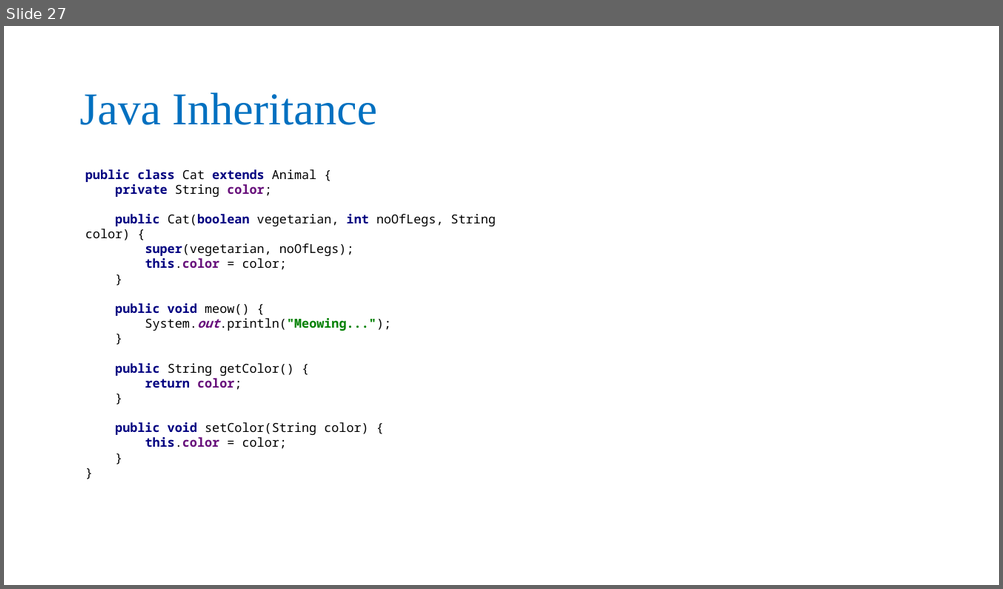
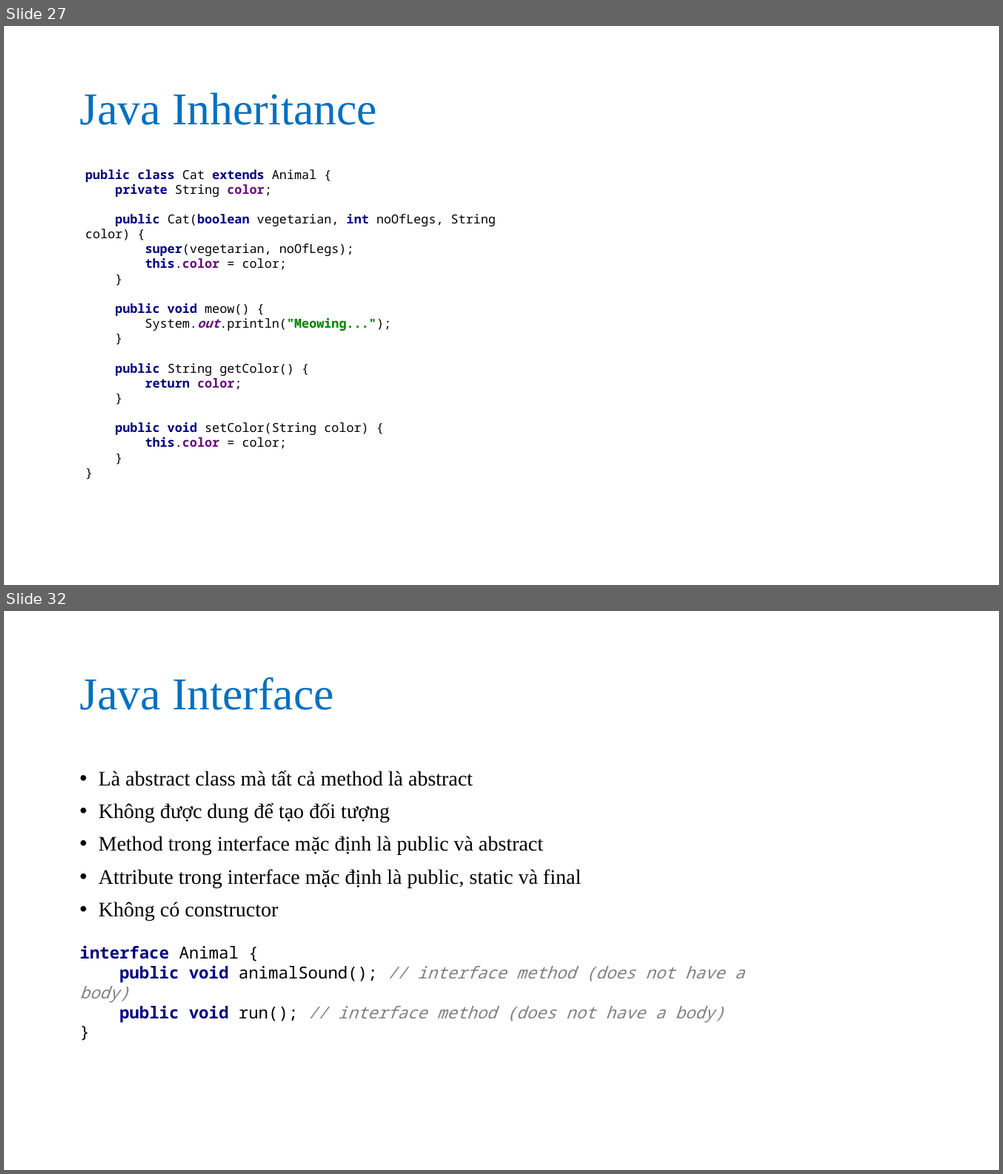
Before and after one commit to nguyenvanson332000/19jsp06, a slide deck: slides/java_core/java_oop.pptx. Shown one above the other, each under a label of ours: slide 27 before the commit, slides 27 and 32 after it; the slides between them are not shown. The pictures are 1003x589 and 1003x1174 pixels, drawn with LibreOffice and Linux fonts; fonts in the diff are those of the drawing. Boxes give left, top, right and bottom in pixels: in the first picture for what was removed or moved away, otherwise in the second. Text is boxed around its words. In the diff, an @@ line names an element or a change of style, - is before the commit and + after.

Commit message:
Java oop 2

```diff
--- a/slides/java_core/java_oop.pptx
+++ b/slides/java_core/java_oop.pptx
@@ slide 32 added at (4,611,999,1170), background #FFFFFF @@
@@ title added at (79,677,334,710), 44 pt, text #0070C0 @@
+Java Interface
@@ text added at (99,770,580,921), 20 pt, text #000000 @@
+• Là abstract class mà tất cả method là abstract
+• Không được dung để tạo đối tượng
+• Method trong interface mặc định là public và abstract
+• Attribute trong interface mặc định là public, static và final
+• Không có constructor
@@ text added at (79,945,744,1023), 16 pt, text #808080, italic @@
+interface Animal {
+public void animalSound(); // interface method (does not have a body)
+public void run(); // interface method (does not have a body)
+}
```
Also in this commit, not shown: 4 other slides added.
